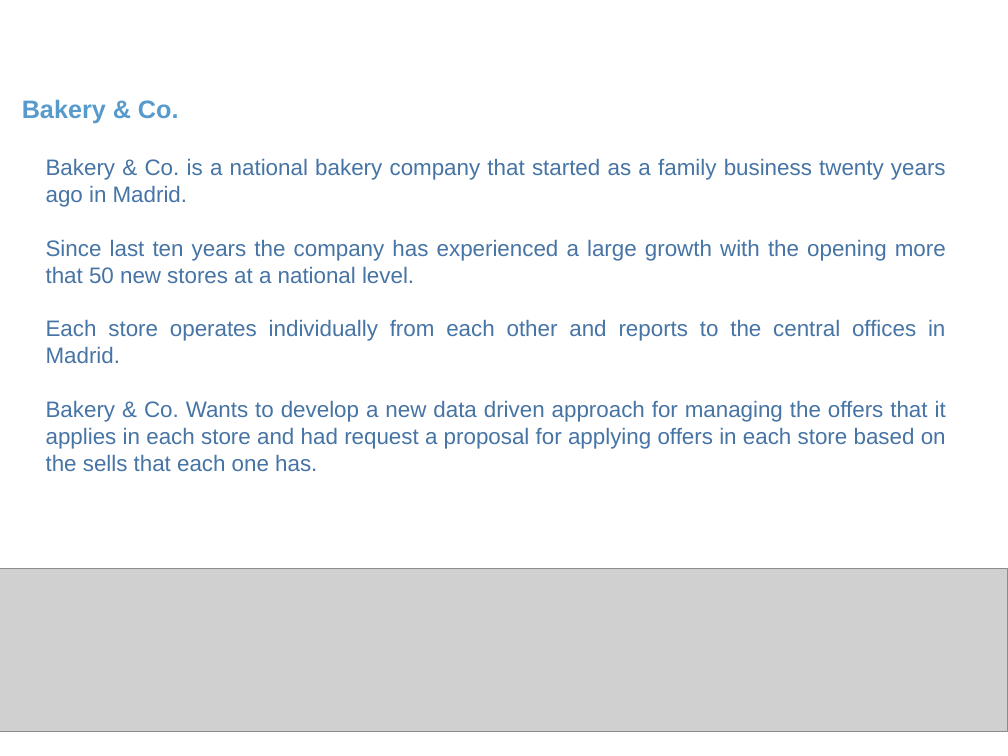
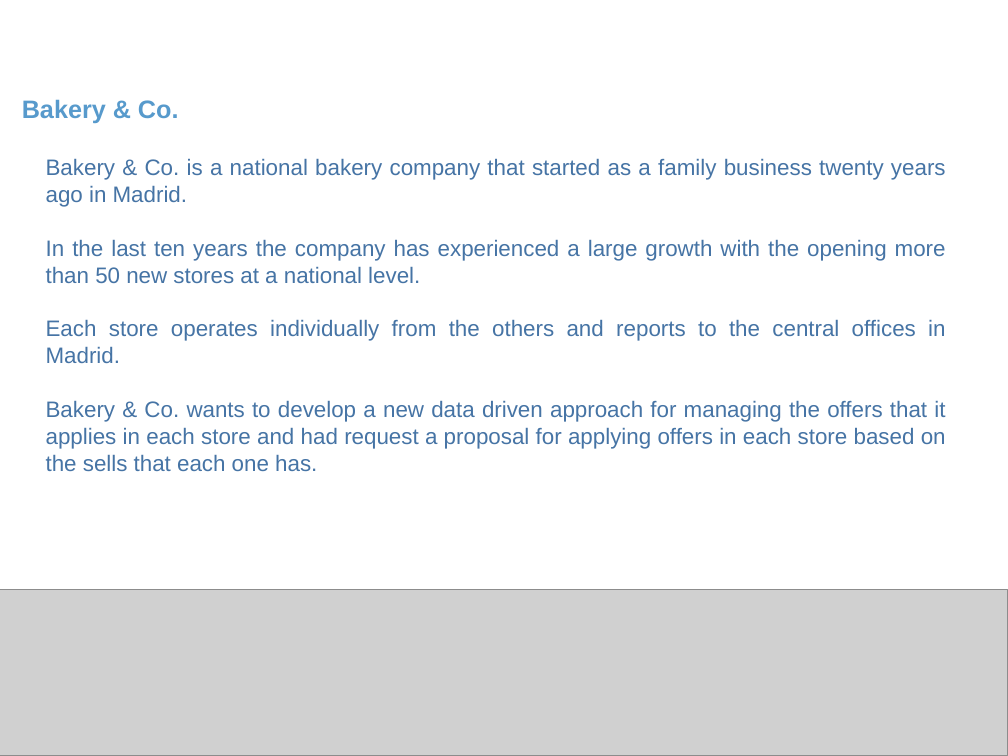
Before and after one commit to DanielMCM/Bakery-Co, a slide deck: slide 3 of 00 Deliverables/Proposal_v2.ppt. Drawn at 1008x756 pixels with LibreOffice and Linux fonts; fonts in the diff are those of the drawing; grey boxes stand for pictures; background and template pictures are left out. Boxes give left, top, right and bottom in pixels: in the first picture for what was removed or moved away, otherwise in the second. Text is boxed around its words. In the diff, an @@ line names an element or a change of style, - is before the commit and + after.

Commit message:
Update doc and ppt. Review and grammar mispellings. Minor fix in history_server reference.

```diff
--- a/00 Deliverables/Proposal_v2.ppt
+++ b/00 Deliverables/Proposal_v2.ppt
@@ text at box(46, 239, 946, 471): text changed @@
-Since last ten years the company has experienced a large growth with the opening more that 50 new stores at a national level.
-Each store operates individually from each other and reports to the central offices in Madrid.
-Bakery & Co. Wants to develop a new data driven approach for managing the offers that it applies in each store and had request a proposal for applying offers in each store based on the sells that each one has.
+In the last ten years the company has experienced a large growth with the opening more than 50 new stores at a national level.
+Each store operates individually from the others and reports to the central offices in Madrid.
+Bakery & Co. wants to develop a new data driven approach for managing the offers that it applies in each store and had request a proposal for applying offers in each store based on the sells that each one has.
@@ picture: place and size @@
-picture at box(0, 569, 1008, 731)
+picture at box(0, 590, 1008, 756)
```
Also in this commit, not shown: 14 other slides changed, 2 other files.
